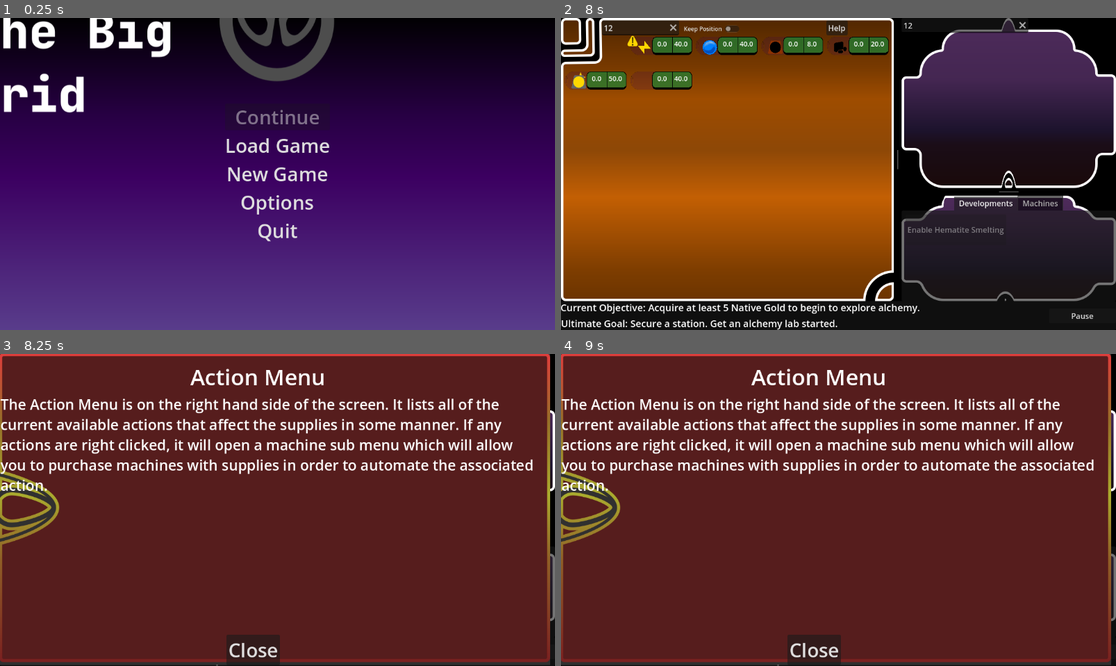
Above: before the commit, frames 1-4 (two rows, left to right).
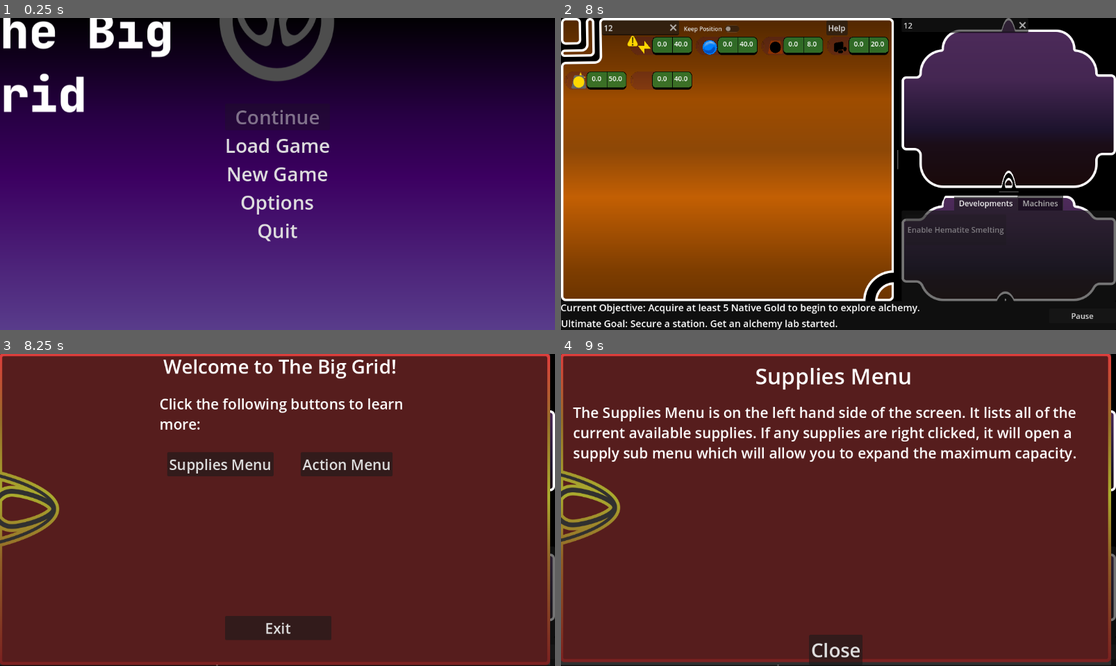
Above: after the commit, the same moments.

Repository: Carth501/The-Big-Grid
Game: Godot game, scene res://scenes/MainMenu.tscn
The game is run twice, just before and just after one commit, with the same random seed, the same clock (stepped at 60 frames per second) and the same inputs. Sound files missing from this copy of the repository are replaced by a short silence.
Inputs (mouse positions are in pixels of both pictures, inside the frame that each line leads up to):
- Up to frame 1 (0.25 s): no input
- Up to frame 2 (8 s): click "New Game" at 0.5 s; click (638, 27) at 1.27 s; type "12" at 1.35 s; click (966, 24) at 1.5 s; type "12" at 1.58 s; click "Keep Position" at 2 s; click "[center]0.0[/center]" at 2.75 s; click "Keep Position" at 3.5 s; click "[center]0.0[/center]" at 4.25 s; click "Keep Position" at 5 s; click "[center]0.0[/center]" at 5.75 s; click "Pause" at 6.5 s; click "Resume" at 7.25 s
- Up to frame 3 (8.25 s): click "Help" at 8 s
- Up to frame 4 (9 s): click "Supplies Menu" at 8.75 s

Frames 1-2 are identical in both runs. In frame 3, 14% of the frame differs, in the area x 0-100%, y 1-100%; in frame 4, 11%.
Error in both runs: Invalid call. Nonexistent function 'to_lower' in base 'Dictionary'. (res://scripts/display/FilterForeman.gd:61)

Commit message:
initialize action menu tutorial help hidden

Diff:
--- a/scenes/display/SupplyDisplay.tscn
+++ b/scenes/display/SupplyDisplay.tscn
@@ -1,9 +1,9 @@
-[gd_scene load_steps=11 format=3 uid="uid://did1s0tb5cpq1"]
+[gd_scene load_steps=11 format=3 uid="uid://dogpp8mey0he7"]
 
 [ext_resource type="Script" path="res://scripts/display/SupplyDisplay.gd" id="1_4pac3"]
 [ext_resource type="Script" path="res://scripts/display/SupplyChangeFeedback.gd" id="2_1xhgp"]
-[ext_resource type="Texture2D" uid="uid://cbrs7wghjvgw3" path="res://textures/ui/SupplyDisplay.svg" id="2_88ar7"]
 [ext_resource type="Script" path="res://scripts/display/DualButton.gd" id="2_475cn"]
+[ext_resource type="Texture2D" path="res://textures/ui/SupplyDisplay.svg" id="2_ljcvu"]
 [ext_resource type="PackedScene" uid="uid://b7qkoq5nu3bew" path="res://scenes/display/SupplyIconDisplay.tscn" id="4_ofdg0"]
 [ext_resource type="Texture2D" uid="uid://c8ita8dnfej1p" path="res://textures/symbols/Star 1.png" id="5_a01e1"]
 [ext_resource type="Script" path="res://scripts/display/ObjectiveStar.gd" id="6_tnf1p"]
@@ -38,7 +38,7 @@
 grow_horizontal = 2
 grow_vertical = 2
 theme_override_styles/normal = SubResource("StyleBoxEmpty_x0e2l")
-icon = ExtResource("2_88ar7")
+icon = ExtResource("2_ljcvu")
 vertical_icon_alignment = 0
 expand_icon = true
 script = ExtResource("2_475cn")
--- a/scenes/tutorial_pop_up.tscn
+++ b/scenes/tutorial_pop_up.tscn
@@ -170,6 +170,7 @@
 text = "Close"
 
 [node name="ActionMenuTutorial" type="ColorRect" parent="."]
+visible = false
 layout_mode = 1
 anchors_preset = 15
 anchor_right = 1.0
Not shown: 1 places in scenes/tutorial_pop_up.tscn that only renumber resources
